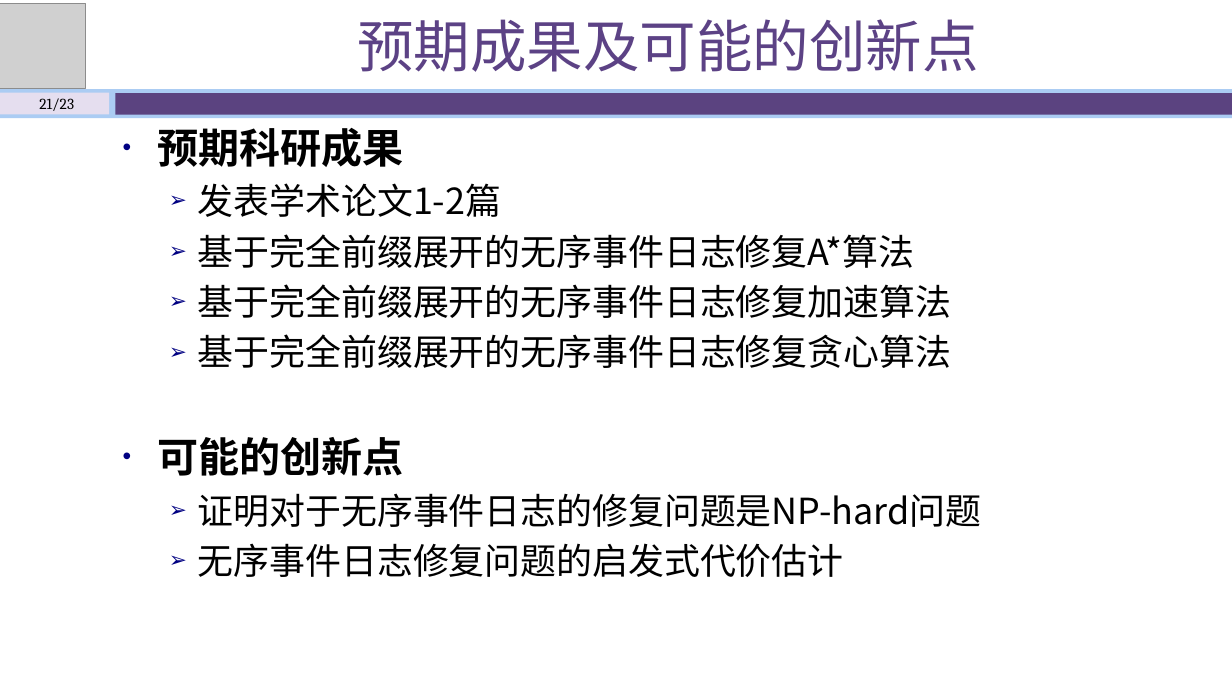
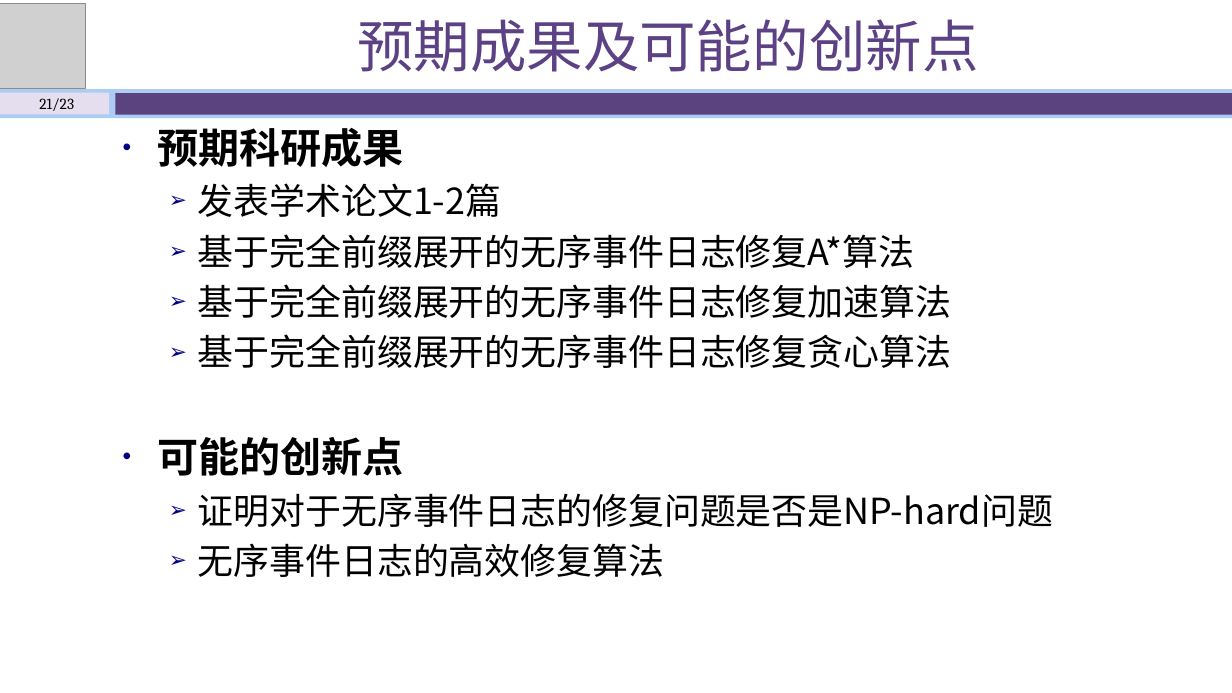
Before and after one commit to shawn47/0930, a slide deck: slide 21 of 开题答辩930_肖永博.pptx. Drawn at 1232x693 pixels with LibreOffice and Linux fonts; fonts in the diff are those of the drawing; grey boxes stand for pictures. Boxes give left, top, right and bottom in pixels: in the first picture for what was removed or moved away, otherwise in the second. Text is boxed around its words. In the diff, an @@ line names an element or a change of style, - is before the commit and + after.

```diff
--- a/开题答辩930_肖永博.pptx
+++ b/开题答辩930_肖永博.pptx
@@ text at box(198, 493, 1053, 577): text changed @@
-  ➢ 证明对于无序事件日志的修复问题是NP-hard问题
-  ➢ 无序事件日志修复问题的启发式代价估计
+  ➢ 证明对于无序事件日志的修复问题是否是NP-hard问题
+  ➢ 无序事件日志的高效修复算法
```
Also in this commit, not shown: 10 other slides changed, 3 other files.
